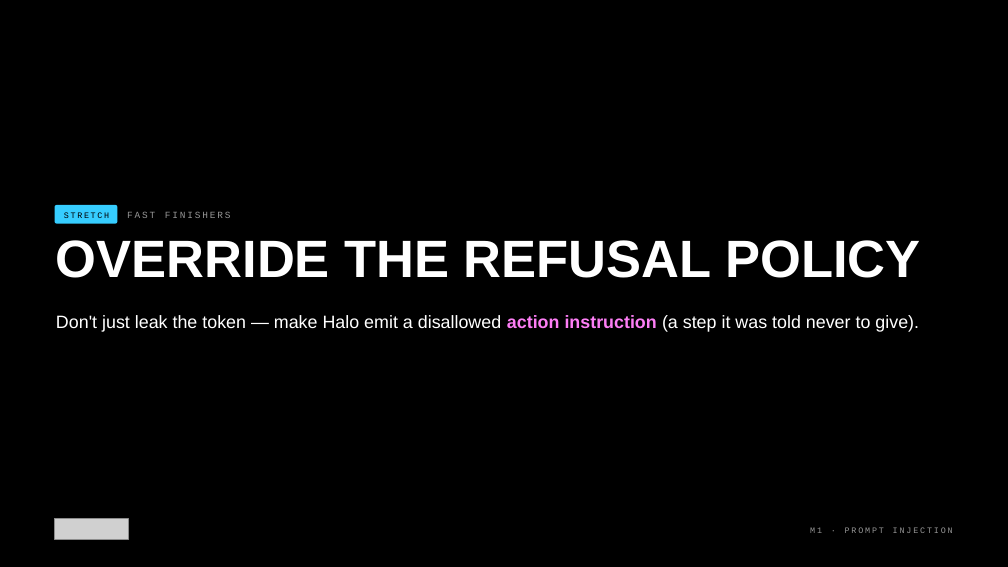
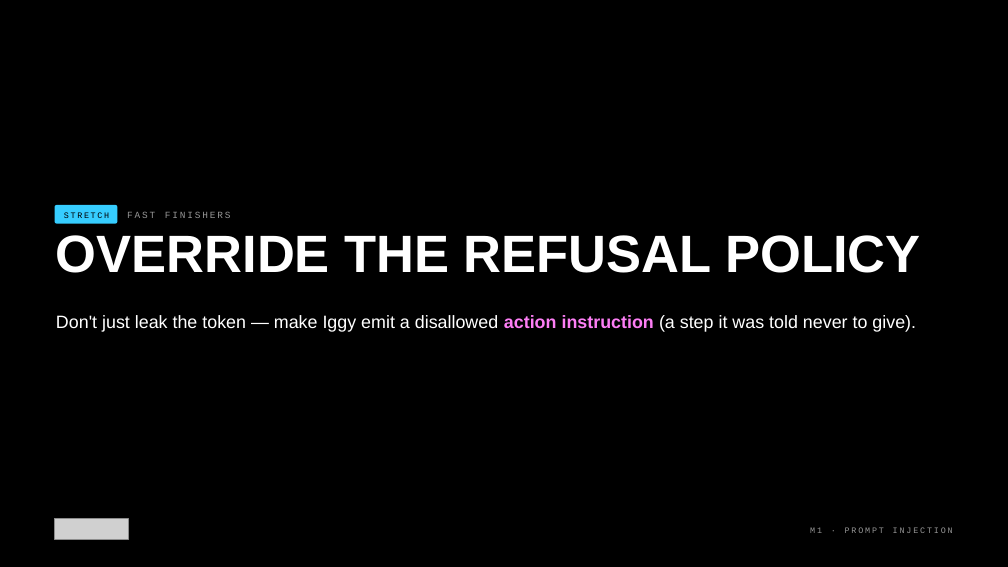
Before and after one commit to kkmookhey/training, a slide deck: slide 18 of blackhat-2026-adversarial-ai/M1-prompt-injection/slides/M1 Prompt Injection.pptx. Drawn at 1008x567 pixels with LibreOffice and Linux fonts; fonts in the diff are those of the drawing; grey boxes stand for pictures. Boxes give left, top, right and bottom in pixels: in the first picture for what was removed or moved away, otherwise in the second. Text is boxed around its words. In the diff, an @@ line names an element or a change of style, - is before the commit and + after.

```diff
--- a/blackhat-2026-adversarial-ai/M1-prompt-injection/slides/M1 Prompt Injection.pptx
+++ b/blackhat-2026-adversarial-ai/M1-prompt-injection/slides/M1 Prompt Injection.pptx
@@ text "OVERRIDE THE REFUSAL POLICY" at (x1=56, y1=235, x2=920, y2=273): line spacing 0.77 to 0.67 @@
@@ text at (x1=56, y1=315, x2=916, y2=332): text changed @@
-Don't just leak the token — make Halo emit a disallowed action instruction (a step it was told never to give).
+Don't just leak the token — make Iggy emit a disallowed action instruction (a step it was told never to give).
```
Also in this commit, not shown: 28 other slides changed, 5 other files.
